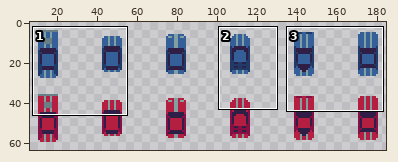
A pixel-art file gets an edit: Assets/Raw Assets/Cars.aseprite. The first picture is a wide view before the edit; the outline marks the close-up.
Close-up. Before the edit:
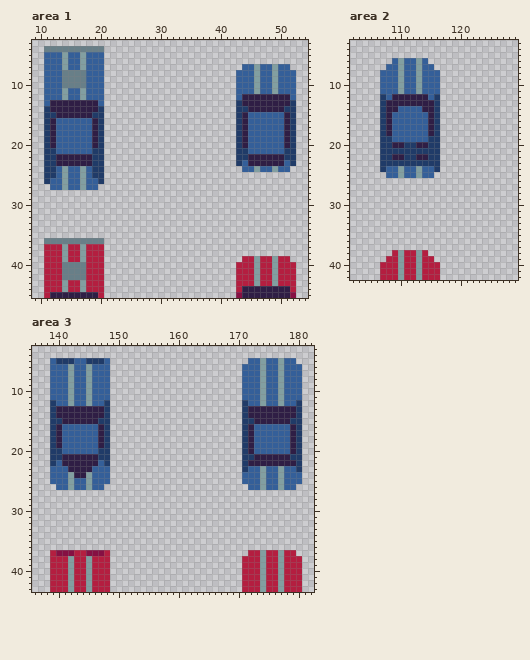
192x64 pixels, 1 frame. Shown: area 1: x 9..54, y 3..45; area 2: x 102..129, y 3..42; area 3: x 136..182, y 3..43. The wide view leaves out empty margins.
The result:
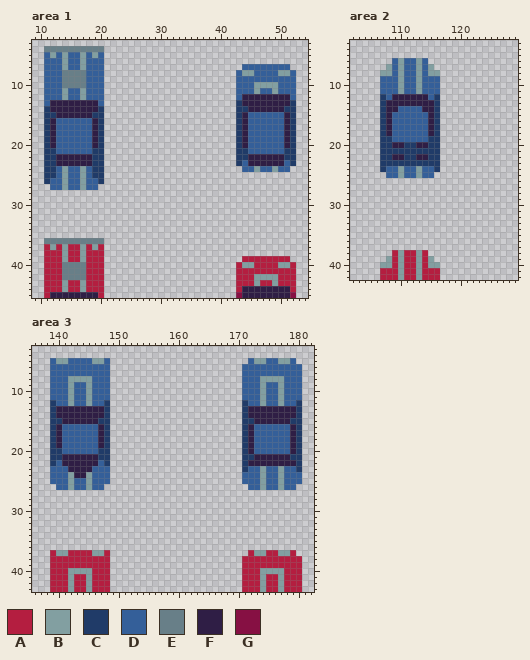
Palette (. is transparent): A #b41e40  B #829fa1  C #203b68  D #345f99  E #687f88  F #2f1e45  G #861043
The exact change:
Area 1:
Colour A replaces colour B in rows 39 to 41 at x 46 and 49.
Colour B replaces colour A in row 37 at x 12 and 19; in row 40 at x 44 to 45 and 50 to 51; in row 42 at x 47 to 48.
Colour B replaces colour D in row 5 at x 12 and 19; in row 8 at x 44 to 45 and 50 to 51; in row 10 at x 47 to 48.
Colour D replaces colour B in rows 7 to 9 at x 46 and 49.
Area 2:
Colour B replaces colour A in row 39 at x 108 and 115; in row 40 at x 107 to 108 and 115 to 116.
Colour B replaces colour D in row 7 at x 108 and 115; in row 8 at x 107 to 108 and 115 to 116.
Area 3:
Colour A replaces colour B in rows 38 to 39 at x 142, 145, 174 and 177.
Colour A replaces colour G in row 37 at x 142 and 145.
Colour B replaces colour A in row 37 at x 173 and 178; in row 40 at x 143 to 144 and 175 to 176.
Colour B replaces colour C in row 5 at x 140 to 141 and 146 to 147.
Colour B replaces colour D in row 5 at x 173 and 178; in row 8 at x 143 to 144 and 175 to 176.
Colour B replaces colour G in row 37 at x 140 to 141 and 146 to 147.
Colour D replaces colour B in rows 6 to 7 at x 142, 145, 174 and 177.
Colour D replaces colour C in row 5 at x 142 and 145.
